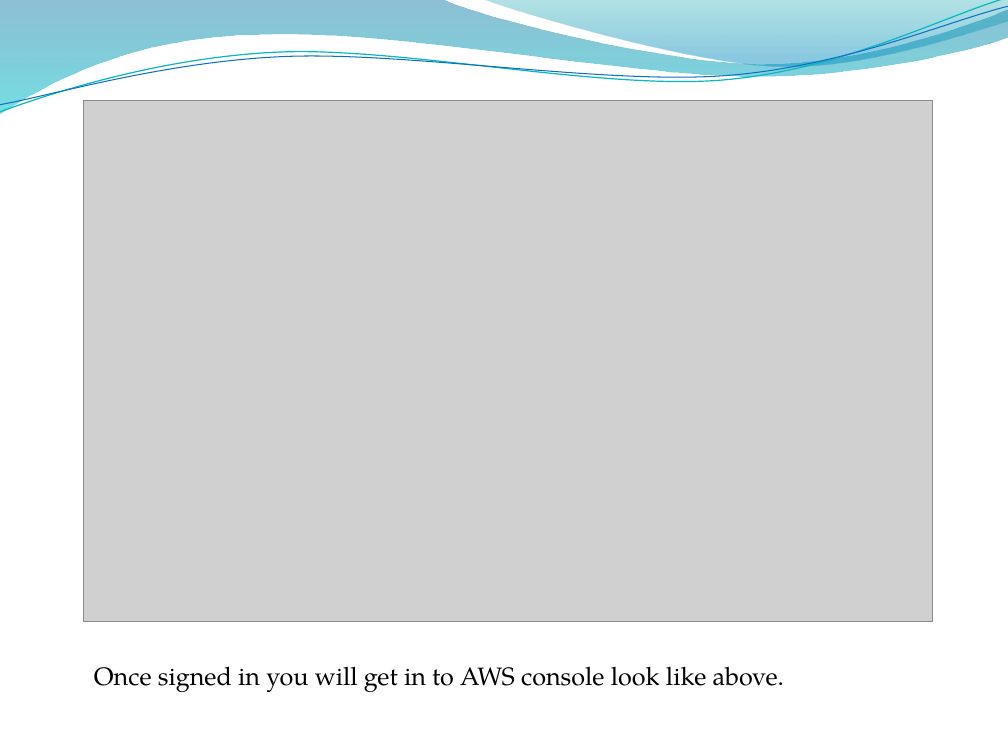
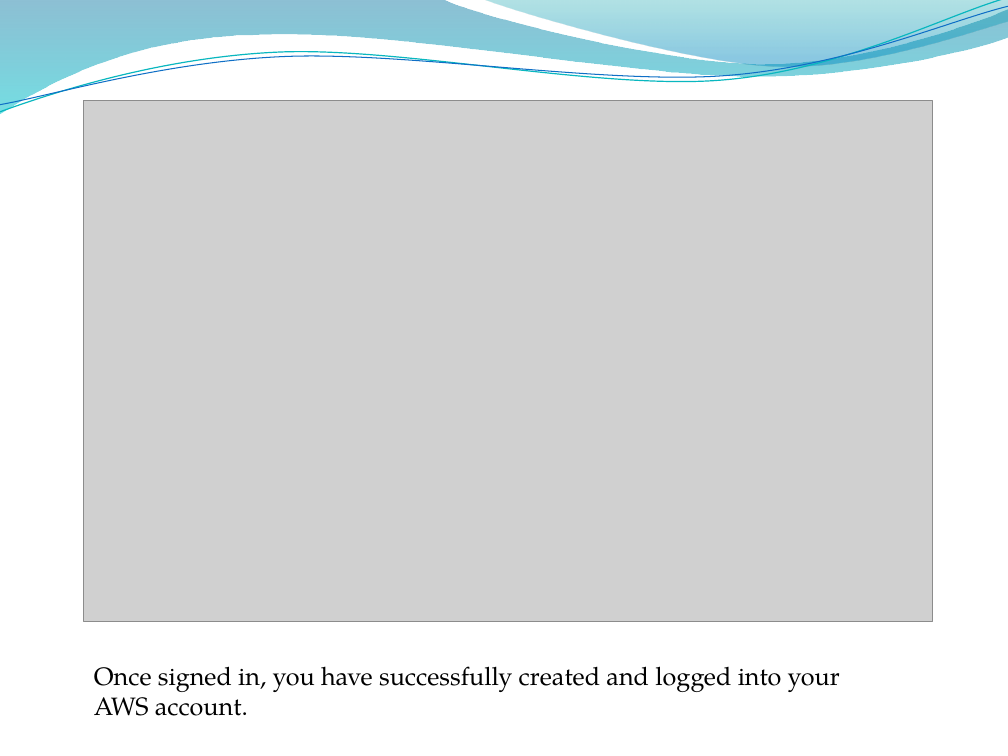
Before and after one commit to godwillngwanah/AWS-Sol-Arch-02, a slide deck: slide 10 of Batch-12 Online/Self Pace/Curriculum/Lectures/Section 6/AWS Account SignUp.pptx. Drawn at 1008x756 pixels with LibreOffice and Linux fonts; fonts in the diff are those of the drawing; grey boxes stand for pictures; background and template pictures are left out. Boxes give left, top, right and bottom in pixels: in the first picture for what was removed or moved away, otherwise in the second. Text is boxed around its words. In the diff, an @@ line names an element or a change of style, - is before the commit and + after.

```diff
--- a/Batch-12 Online/Self Pace/Curriculum/Lectures/Section 6/AWS Account SignUp.pptx
+++ b/Batch-12 Online/Self Pace/Curriculum/Lectures/Section 6/AWS Account SignUp.pptx
@@ text at [94,666,840,716]: text changed @@
-Once signed in you will get in to AWS console look like above.
+Once signed in, you have successfully created and logged into your AWS account.
```
Also in this commit, not shown: 2 other slides changed, 24 other files.
